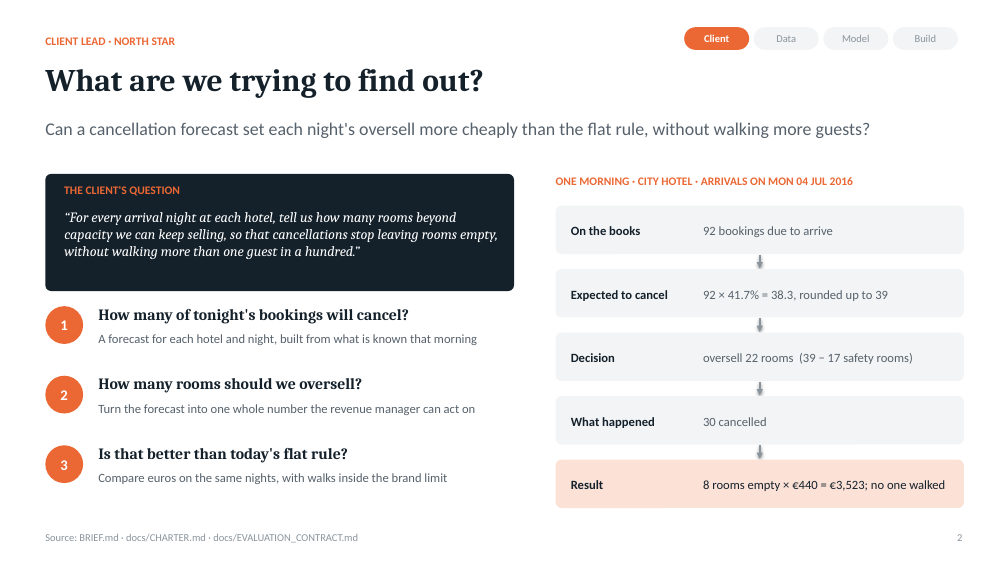
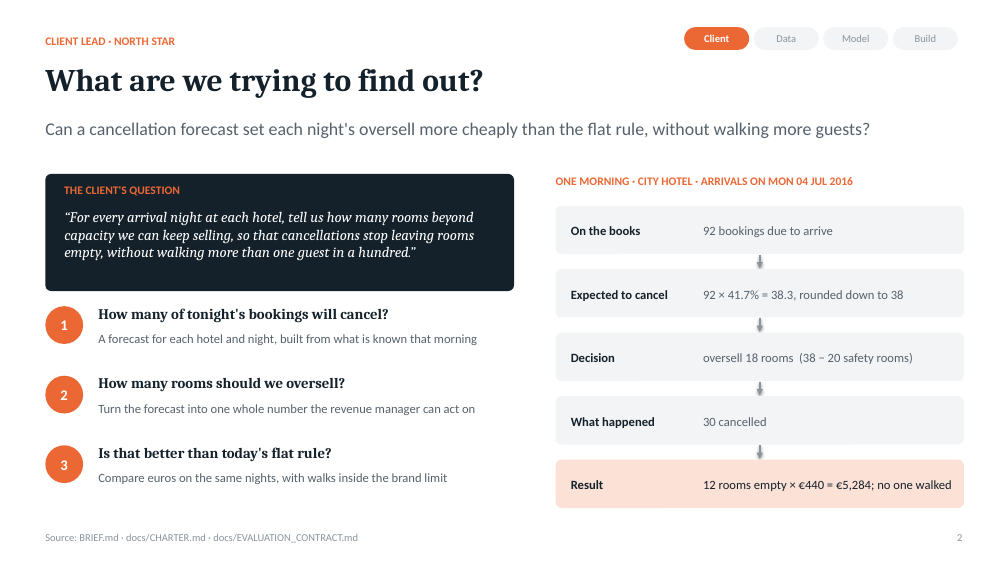
Before and after one commit to rohitpandeyai-star/IIT_GN_W06, a slide deck: slide 2 of Hotel_Overbooking_Deck_By_Lead.pptx. Drawn at 1008x567 pixels with LibreOffice and Linux fonts; fonts in the diff are those of the drawing. Boxes give left, top, right and bottom in pixels: in the first picture for what was removed or moved away, otherwise in the second. Text is boxed around its words. In the diff, an @@ line names an element or a change of style, - is before the commit and + after.

Commit message:
Revise overbooking deck with model results
Rebuild the presentation around the validation, frozen choice, test runs, and nightly command; update the deck’s metrics and readability. Refresh the nightly manifest and remove the temporary PowerPoint lock file.

```diff
--- a/Hotel_Overbooking_Deck_By_Lead.pptx
+++ b/Hotel_Overbooking_Deck_By_Lead.pptx
@@ text "“For every arrival night at ..." at (64, 211, 474, 261): size 13.5 to 14 pt @@
@@ text at (703, 290, 904, 301): text changed @@
-92 × 41.7% = 38.3, rounded up to 39
+92 × 41.7% = 38.3, rounded down to 38
@@ text at (703, 353, 913, 364): text changed @@
-oversell 22 rooms (39 − 17 safety rooms)
+oversell 18 rooms (38 − 20 safety rooms)
@@ size 15 to 14 pt in 3 elements at (98, 308, 389, 323), (98, 378, 345, 392), (98, 447, 331, 462) @@
@@ text at (703, 480, 952, 491): text changed @@
-8 rooms empty × €440 = €3,523; no one walked
+12 rooms empty × €440 = €5,284; no one walked
```
Also in this commit, not shown: 18 other slides changed, 7 slides added, 8 slides removed, 3 other files.
